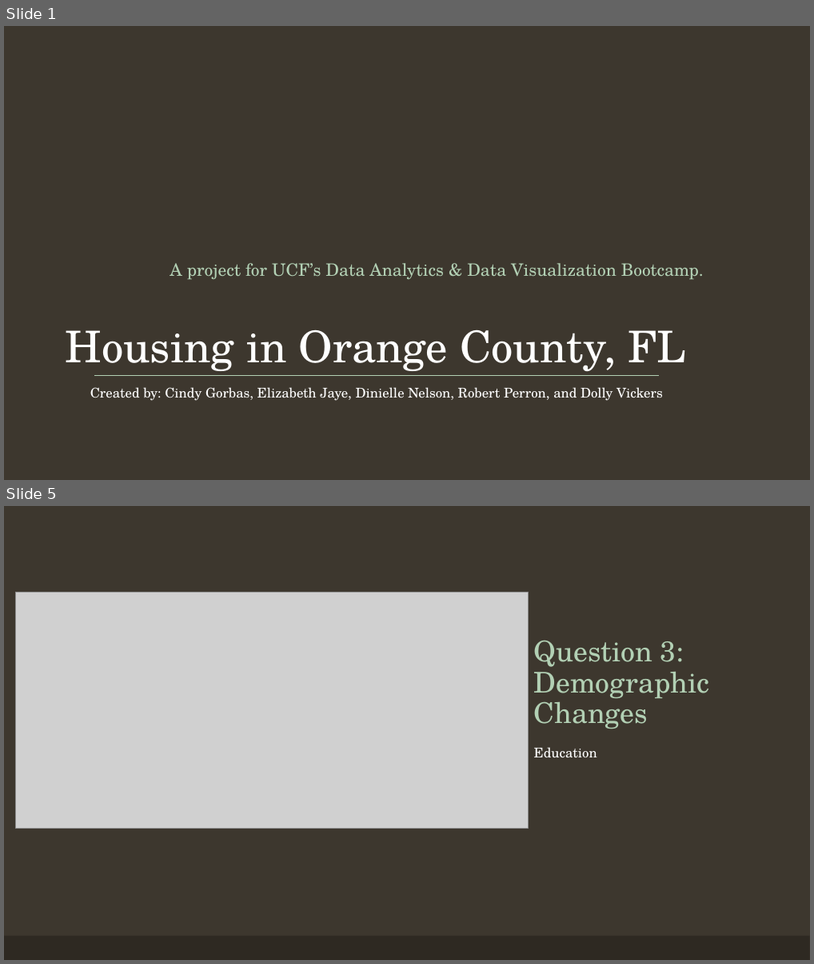
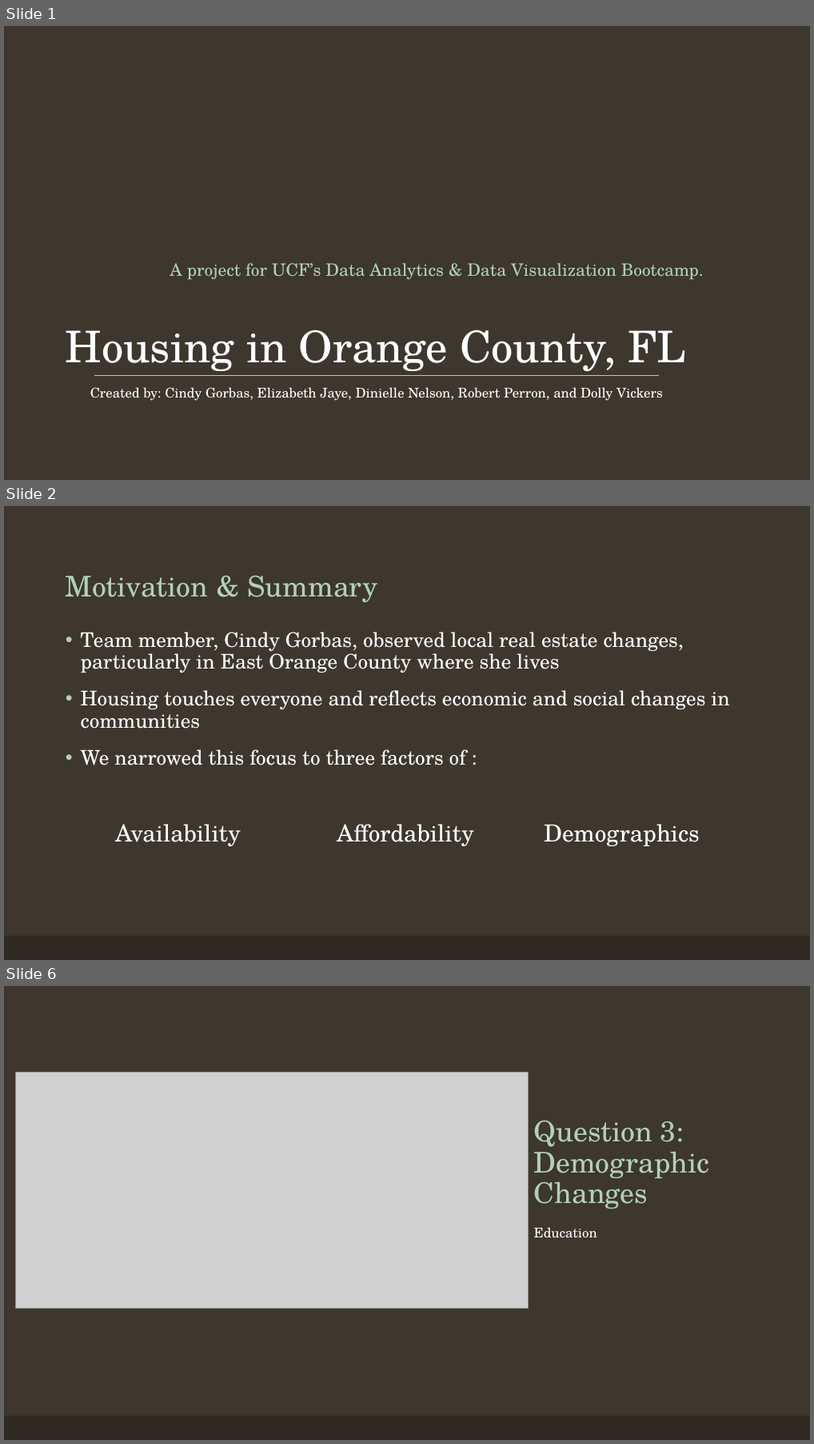
Before and after one commit to elizabethjaye/Project1-Repository, a slide deck: Housing in Orange County, FL.pptx. Shown one above the other, each under a label of ours: slides 1 and 5 before the commit, slides 1, 2 and 6 after it; the slides between them are not shown. The pictures are 814x964 and 814x1444 pixels, drawn with LibreOffice and Linux fonts; fonts in the diff are those of the drawing; grey boxes stand for pictures; background and template pictures are left out. Boxes give left, top, right and bottom in pixels: in the first picture for what was removed or moved away, otherwise in the second. Text is boxed around its words. In the diff, an @@ line names an element or a change of style, - is before the commit and + after.

Commit message:
adding summary from Dolly. modifying text based slides, minor formatting of plot slide titles

```diff
--- a/Housing in Orange County, FL.pptx
+++ b/Housing in Orange County, FL.pptx
@@ slide 2 added at (x1=4, y1=506, x2=810, y2=960), background #3D372E; not listed: 1 template element that a slide beside it also shows @@
@@ title added at (x1=66, y1=576, x2=378, y2=603), 34 pt, text #B2D0B4 @@
+Motivation & Summary
@@ text added at (x1=81, y1=632, x2=730, y2=765), 24 pt, text #FFFFFF @@
+• Team member, Cindy Gorbas, observed local real estate changes, particularly in East Orange County where she lives
+• Housing touches everyone and reflects economic and social changes in communities
+• We narrowed this focus to three factors of :
@@ text added at (x1=115, y1=824, x2=241, y2=846), 28 pt, text #FFFFFF @@
+Availability
@@ text added at (x1=337, y1=824, x2=474, y2=846), 28 pt, text #FFFFFF @@
+Affordability
@@ text added at (x1=544, y1=824, x2=700, y2=846), 28 pt, text #FFFFFF @@
+Demographics
@@ what was slide 5 is now slide 6 @@
```
Also in this commit, not shown: 4 slides changed, 3 other slides added, 2 slides removed, 1 other file.
